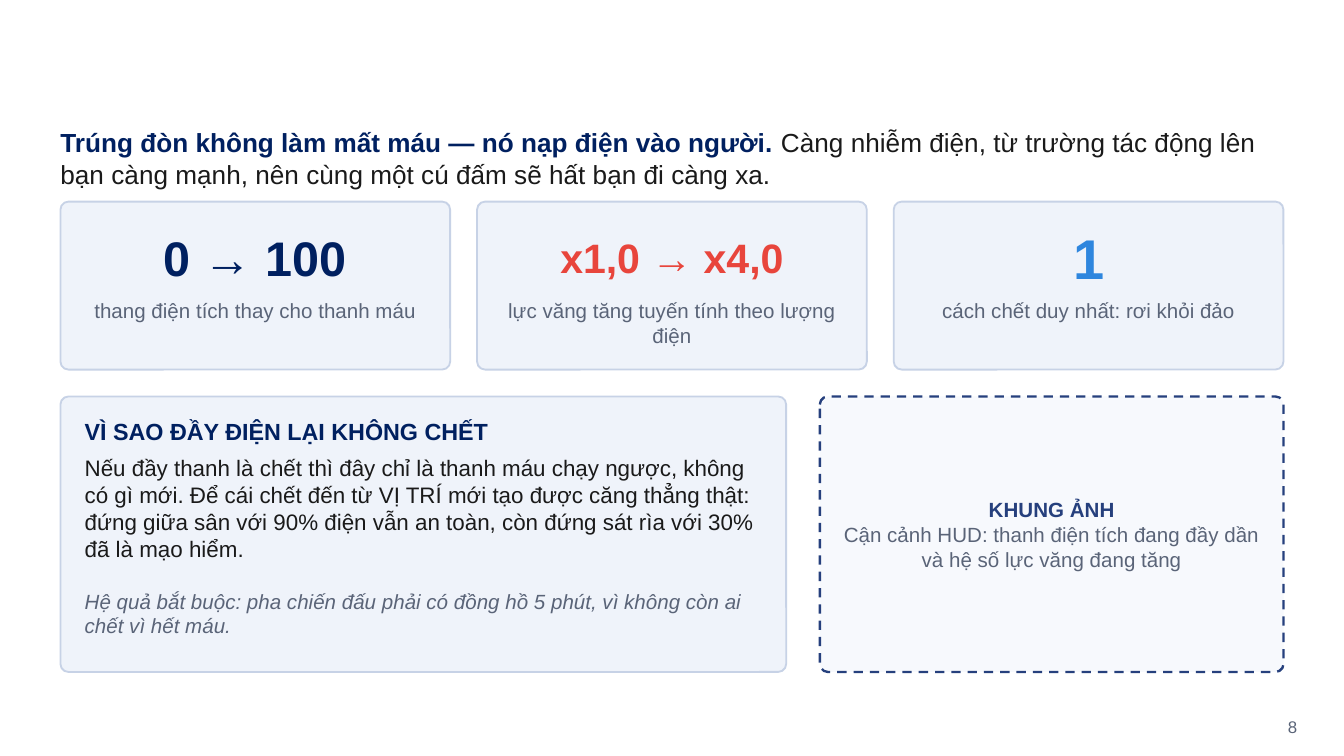
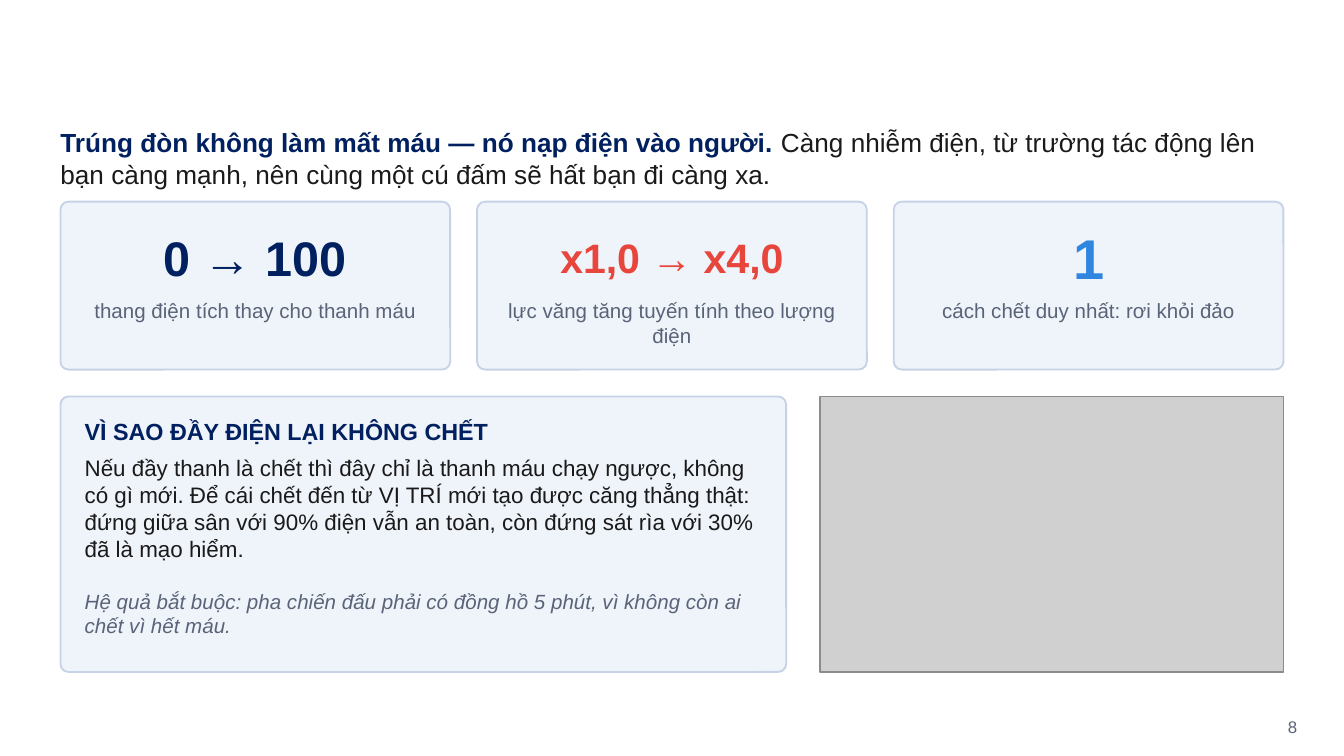
Before and after one commit to nhgkhiem0307/Magneto-Dome, a slide deck: slide 8 of NOP_BAI/[ĐT-QĐ04-BM08] Final Project.pptx. Drawn at 1344x756 pixels with LibreOffice and Linux fonts; fonts in the diff are those of the drawing; grey boxes stand for pictures; background and template pictures are left out. Boxes give left, top, right and bottom in pixels: in the first picture for what was removed or moved away, otherwise in the second. Text is boxed around its words. In the diff, an @@ line names an element or a change of style, - is before the commit and + after.

```diff
--- a/NOP_BAI/[ĐT-QĐ04-BM08] Final Project.pptx
+++ b/NOP_BAI/[ĐT-QĐ04-BM08] Final Project.pptx
@@ rounded rectangle removed at box(820, 396, 1284, 672) @@
@@ picture added at box(820, 396, 1284, 672) @@
@@ text removed at box(844, 501, 1258, 571) @@
-KHUNG ẢNH
-Cận cảnh HUD: thanh điện tích đang đầy dần và hệ số lực văng đang tăng
```
Also in this commit, not shown: 3 other slides changed, 6 other files.
